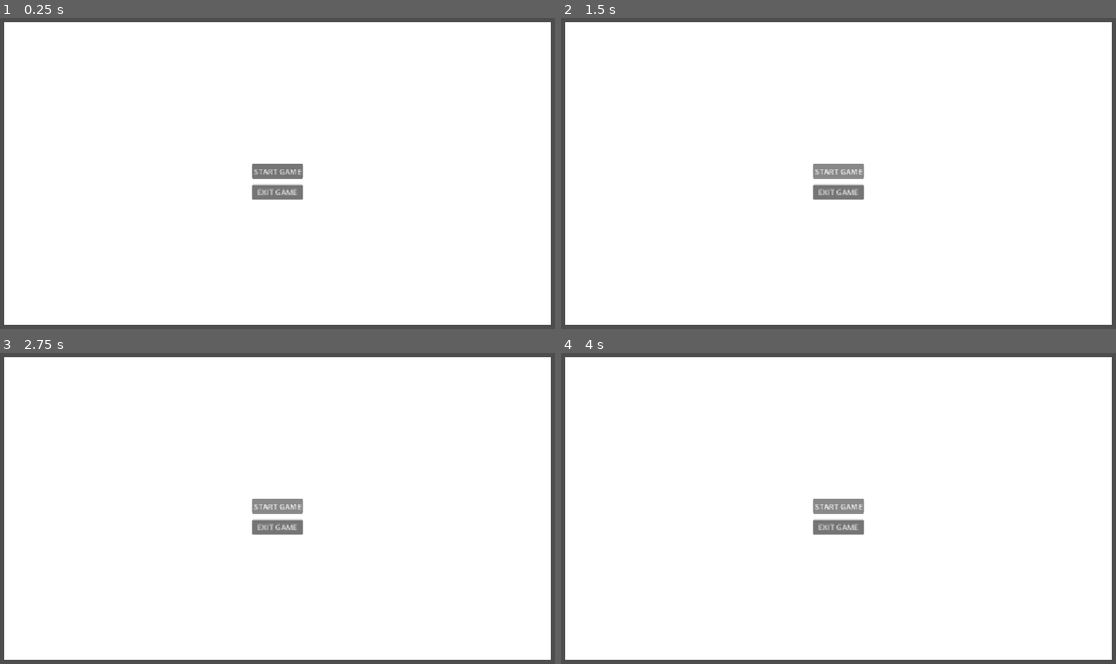
Above: before the commit, frames 1-4 (two rows, left to right).
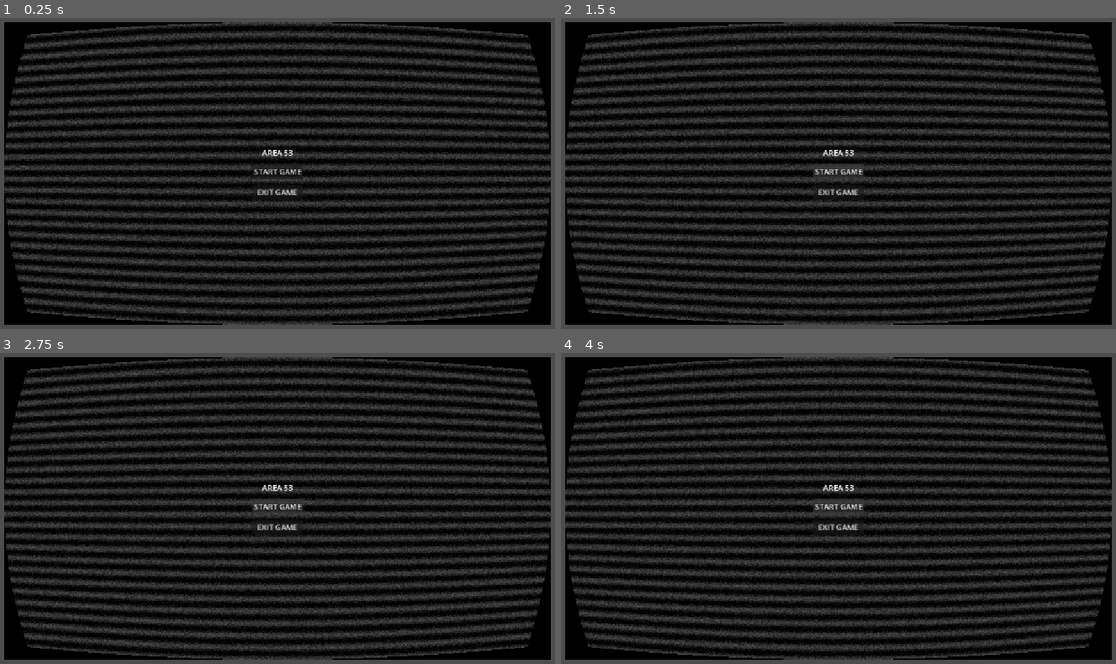
Above: after the commit, the same moments.

Repository: AdrianMtzTrev/Area-53
Game: Godot game, scene res://Menus/main_menu.tscn
Two runs of this game, one before a commit and one after it. Both use one fixed random seed, a clock stepped at 60 frames per second and the inputs below.
Inputs:
- Up to frame 1 (0.25 s): no input
- Up to frame 2 (1.5 s): click "START GAME" at 0.5 s; click "START GAME" at 1.25 s
- Up to frame 3 (2.75 s): click "START GAME" at 2 s
- Up to frame 4 (4 s): no input

The runs differ from the first frame. In frame 1, 96% of the frame differs, in the area x 0-100%, y 1-99%; in frame 2, 96%; in frame 3, 96%; in frame 4, 96%.

Commit message:
Shader MainMenu v2
Se agrego el shader para el men principal y carpeta de prompts

Diff:
--- /dev/null
+++ b/Menus/Shaders/Glitch_MainMenu.gdshader
@@ -0,0 +1,43 @@
+shader_type canvas_item;
+
+uniform float scanline_count : hint_range(0.0, 1080.0) = 50.0;
+uniform float scanline_intensity : hint_range(0.0, 1.0) = 0.25;
+uniform float curvature : hint_range(0.0, 10.0) = 3.0;
+uniform float chromatic_aberration : hint_range(0.0, 10.0) = 1.5;
+uniform float noise_intensity : hint_range(0.0, 1.0) = 0.15;
+uniform sampler2D screen_texture : hint_screen_texture, repeat_disable, filter_nearest;
+
+// Función para generar ruido aleatorio
+float random(vec2 uv) {
+    return fract(sin(dot(uv.xy, vec2(12.9898, 78.233))) * 43758.5453123);
+}
+
+void fragment() {
+    // 1. Curvatura de la pantalla
+    vec2 centered_uv = UV * 2.0 - 1.0;
+    vec2 offset = centered_uv.yx / curvature;
+    vec2 warped_uv = centered_uv + centered_uv * offset * offset;
+    warped_uv = warped_uv * 0.5 + 0.5;
+
+    // Si nos salimos de los bordes curvos, pintamos de negro
+    if (warped_uv.x < 0.0 || warped_uv.x > 1.0 || warped_uv.y < 0.0 || warped_uv.y > 1.0) {
+        COLOR = vec4(0.0, 0.0, 0.0, 1.0);
+    } else {
+        // 2. Aberración cromática (separa un poco los canales RGB)
+        float color_shift = chromatic_aberration / 1000.0;
+        float r = texture(screen_texture, warped_uv + vec2(color_shift, 0.0)).r;
+        float g = texture(screen_texture, warped_uv).g;
+        float b = texture(screen_texture, warped_uv - vec2(color_shift, 0.0)).b;
+        vec4 base_color = vec4(r, g, b, 1.0);
+
+        // 3. Líneas de escaneo (Scanlines)
+        float scanlines = 0.5 - cos(warped_uv.y * scanline_count * 3.14159) * 0.5;
+        base_color.rgb -= scanlines * scanline_intensity;
+
+        // 4. Ruido / Estática (Interferencia de satélite)
+        float noise = random(warped_uv * TIME);
+        base_color.rgb -= noise * noise_intensity;
+
+        COLOR = base_color;
+    }
+}
--- a/Menus/main_menu.tscn
+++ b/Menus/main_menu.tscn
@@ -2,6 +2,7 @@
 
 [ext_resource type="PackedScene" uid="uid://b2cwfxvwxd47w" path="res://Menus/custom_button.tscn" id="1_jf8mj"]
 [ext_resource type="Script" uid="uid://b24lr65iyhvyl" path="res://Menus/scripts/main_menu.gd" id="1_p3jrs"]
+[ext_resource type="Shader" uid="uid://d3skny64x4u4f" path="res://Menus/Shaders/Glitch_MainMenu.gdshader" id="2_at0u2"]
 
 [sub_resource type="Theme" id="Theme_2em5r"]
 MarginContainer/constants/margin_bottom = 10
@@ -9,6 +10,14 @@
 MarginContainer/constants/margin_right = 10
 MarginContainer/constants/margin_top = 10
 VBoxContainer/constants/separation = 12
+
+[sub_resource type="ShaderMaterial" id="ShaderMaterial_p3jrs"]
+shader = ExtResource("2_at0u2")
+shader_parameter/scanline_count = 50.0
+shader_parameter/scanline_intensity = 0.25
+shader_parameter/curvature = 3.0
+shader_parameter/chromatic_aberration = 1.5
+shader_parameter/noise_intensity = 0.15
 
 [node name="MainMenu" type="Control" unique_id=797164402]
 layout_mode = 3
@@ -21,6 +30,7 @@
 script = ExtResource("1_p3jrs")
 
 [node name="ColorRect" type="ColorRect" parent="." unique_id=1974859445]
+material = SubResource("ShaderMaterial_p3jrs")
 layout_mode = 0
 offset_left = 10.0
 offset_top = 10.0
Not shown, added: Menus/Shaders/Glitch_MainMenu.gdshader.uid
Not shown, added: PROMPTS/Shader - MainMenu.txt
Not shown, removed: Shader - MainMenu.txt
